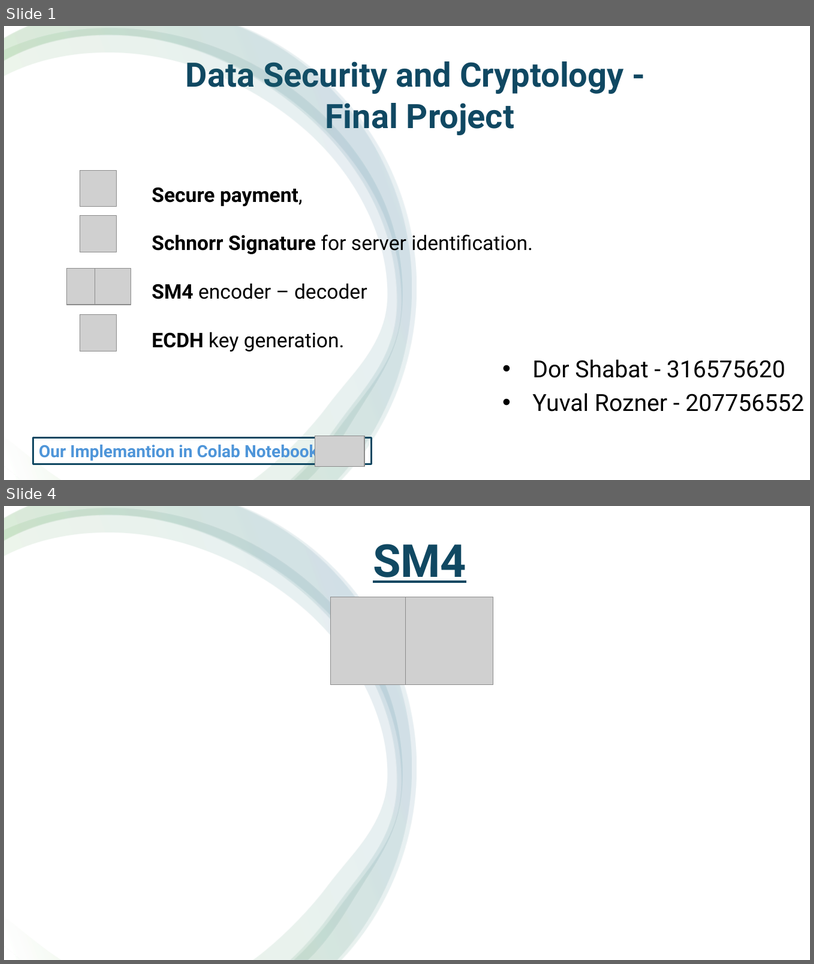
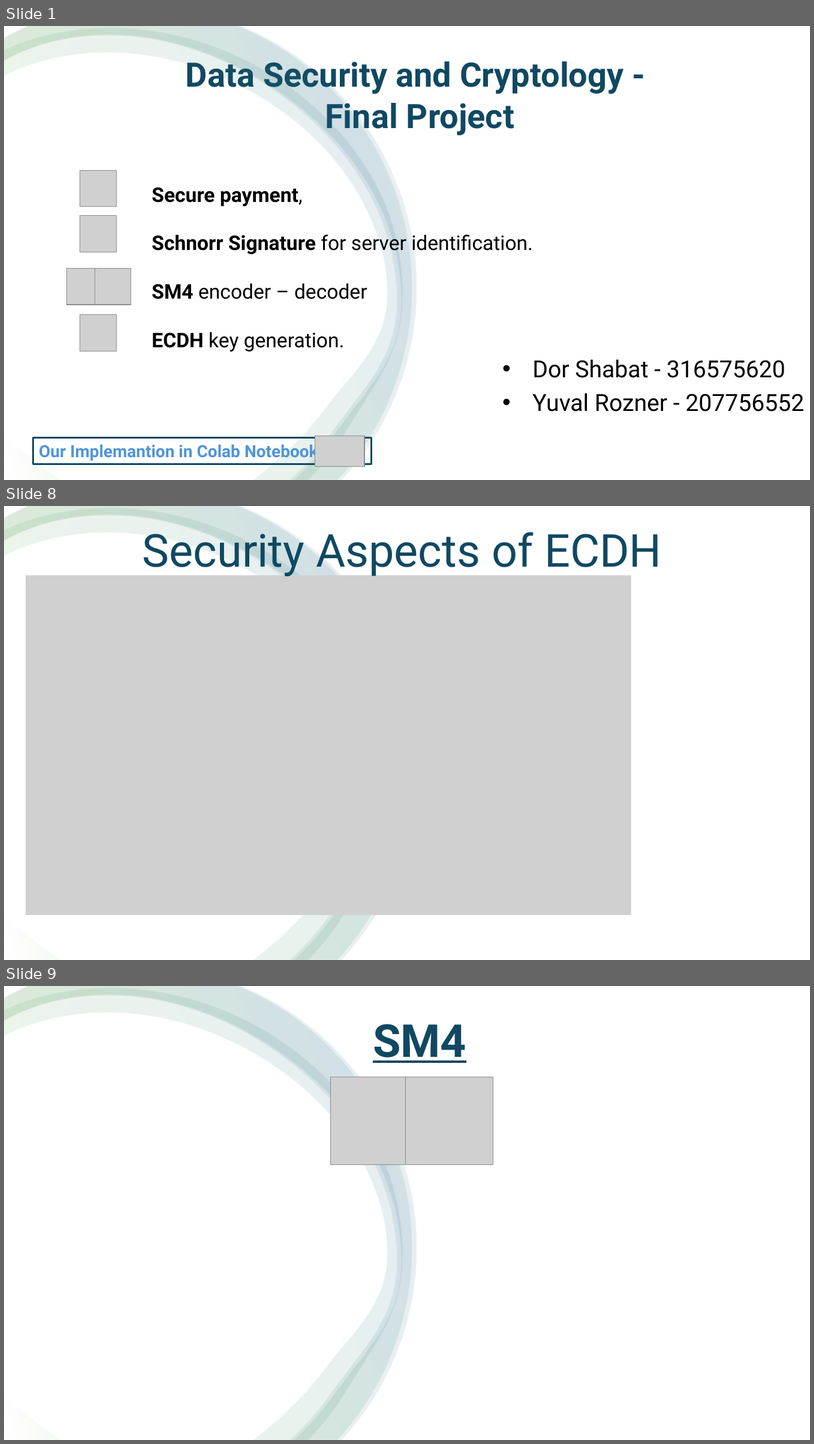
Before and after one commit to DorShabat/Cryptology-Project, a slide deck: SM4 with ECB and Schnorr Signature.pptx. Shown one above the other, each under a label of ours: slides 1 and 4 before the commit, slides 1, 8 and 9 after it; the slides between them are not shown. The pictures are 814x964 and 814x1444 pixels, drawn with LibreOffice and Linux fonts; fonts in the diff are those of the drawing; grey boxes stand for pictures. Boxes give left, top, right and bottom in pixels: in the first picture for what was removed or moved away, otherwise in the second. Text is boxed around its words. In the diff, an @@ line names an element or a change of style, - is before the commit and + after.

```diff
--- a/SM4 with ECB and Schnorr Signature.pptx
+++ b/SM4 with ECB and Schnorr Signature.pptx
@@ slide 8 added at bbox=[4, 506, 810, 960], background #FFFFFF @@
@@ rectangle added at bbox=[4, 506, 810, 960], fill #FFFFFF @@
@@ freeform shape added at bbox=[4, 508, 402, 960], fill gradient #FFFFFF to #4EA72E to #156082 @@
@@ freeform shape added at bbox=[4, 506, 412, 960], fill gradient #FFFFFF to #4EA72E to #156082 @@
@@ freeform shape added at bbox=[4, 506, 417, 959], fill gradient #FFFFFF to #4EA72E to #156082 @@
@@ text added at bbox=[143, 525, 662, 577], 54 pt, text #104862 @@
+Security Aspects of ECDH
@@ picture added at bbox=[26, 575, 632, 915] @@
@@ what was slide 4 is now slide 9 @@
```
Also in this commit, not shown: 2 slides changed, 4 other slides added.
